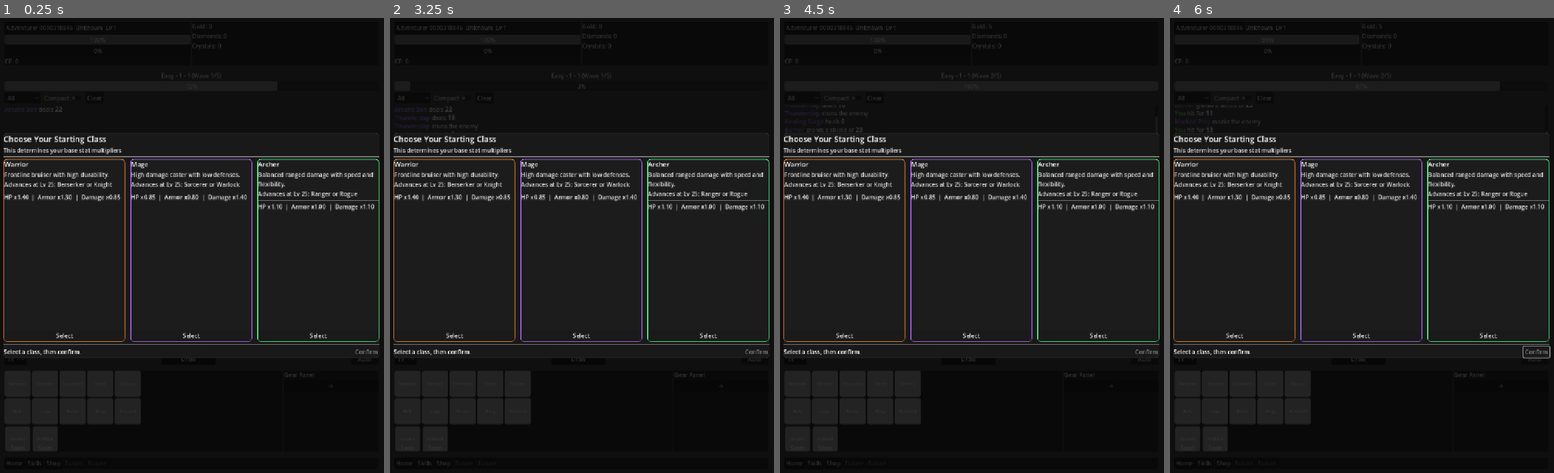
Above: before the commit, frames 1-4 (left to right).
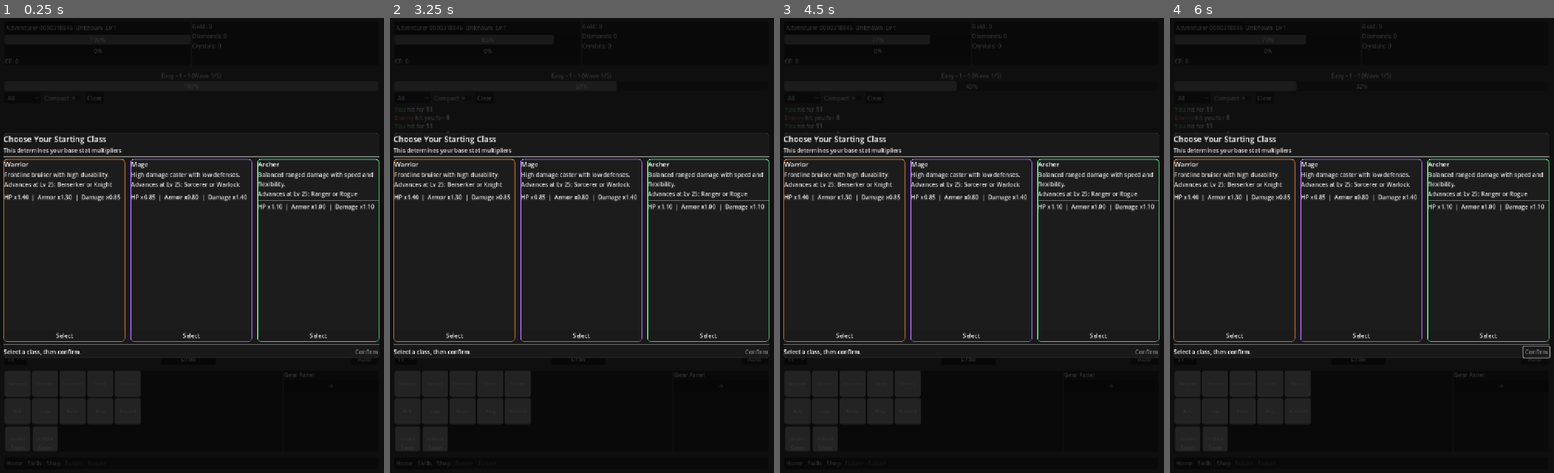
Above: after the commit, the same moments.

Repository: Mr-Cee/TheCrucibleGame
Game: Godot game, scene res://scenes/ui/Home.tscn
Two runs of this game, one before a commit and one after it. Both use one fixed random seed, a clock stepped at 60 frames per second and the inputs below.
Inputs:
- Up to frame 1 (0.25 s): no input
- Up to frame 2 (3.25 s): click "Adventurer 0000318846" at 0.5 s; click "All" at 1.25 s; click "Compact" at 2 s; click "Clear" at 2.75 s
- Up to frame 3 (4.5 s): click "Auto" at 3.5 s; click "1x" at 4.25 s
- Up to frame 4 (6 s): click "Draw" at 5 s; click "Upgrade" at 5.75 s

The runs differ from the first frame. In frame 1, less than 0.1% of the frame differs, in the area x 1-17%, y 19-21%; in frame 2, 0.1%; in frame 3, 0.1%, in the area x 1-56%, y 1-26%; in frame 4, 0.1%.

Commit message:
Set starting skill loadout to empty's, and implemented a level requirement of at least 1 to equip skills

Diff:
--- a/scenes/ui/SkillsPanel.gd
+++ b/scenes/ui/SkillsPanel.gd
@@ -25,15 +25,6 @@
 	call_deferred("_center_panel")
 
 # ---------------- Tooltip helpers ----------------
-
-func _player_skill_level(skill_id: String) -> int:
-	if Game.player == null:
-		return 1
-	var lv: int = 1
-	if "skill_levels" in Game.player:
-		var d: Dictionary = Game.player.get("skill_levels")
-		lv = int(d.get(skill_id, 1))
-	return lv
 
 func _rarity_name_for_def(def: SkillDef) -> String:
 	if def == null:
@@ -60,12 +51,43 @@
 		return skill_id
 
 	var lv: int = _player_skill_level(skill_id)
-	var rar: String = _rarity_name_for_def(def)
-	var cd: String = "%.1fs" % float(def.cooldown)
-
-	return "%s\nRarity: %s\nLevel: %d\nCooldown: %s\n\n%s" % [
-		def.display_name, rar, lv, cd, def.description
+	var prog: int = _player_skill_progress(skill_id)
+	var req: int = _copies_required_for_next_level(lv)
+
+	# Example: Level 1 (0/2) after upgrading from 0->1
+	# For Level 0 it will show Level 0 (0/1) and indicate locked.
+	var lock_txt := "LOCKED\n" if lv <= 0 else ""
+	return "%s%s\nRarity: %s\nLevel: %d (%d/%d)\nCooldown: %.1fs\n\n%s" % [
+		lock_txt,
+		def.display_name,
+		_rarity_name_for_def(def),
+		lv, prog, req,
+		float(def.cooldown),
+		def.description
 	]
+
+func _player_skill_level(skill_id: String) -> int:
+	if Game.player == null:
+		return 0
+	if Game.player.has_method("ensure_active_skills_initialized"):
+		Game.player.call("ensure_active_skills_initialized")
+	var d: Variant = Game.player.get("skill_levels")
+	if typeof(d) != TYPE_DICTIONARY:
+		return 0
+	return int((d as Dictionary).get(skill_id, 0))
+
+func _player_skill_progress(skill_id: String) -> int:
+	if Game.player == null:
+		return 0
+	if Game.player.has_method("ensure_active_skills_initialized"):
+		Game.player.call("ensure_active_skills_initialized")
+	var d: Variant = Game.player.get("skill_progress")
+	if typeof(d) != TYPE_DICTIONARY:
+		return 0
+	return int((d as Dictionary).get(skill_id, 0))
+
+func _copies_required_for_next_level(level: int) -> int:
+	return maxi(1, level + 1)
 
 # ---------------- Icon helpers ----------------
 
@@ -157,7 +179,10 @@
 	grid.size_flags_horizontal = Control.SIZE_EXPAND_FILL
 	scroll.add_child(grid)
 
-	# Build options list once
+	# Build options list once (IMPORTANT: index 0 must be "")
+	_skill_ids = [""]
+	_icon_cache.clear()
+
 	var all: Array[String] = SkillCatalog.all_active_ids()
 	all.sort_custom(Callable(self, "_skill_less"))
 	for id in all:
@@ -219,6 +244,11 @@
 				opt.set_item_icon(opt.item_count - 1, icon)
 
 			popup.set_item_tooltip(opt.item_count - 1, _tooltip_for_skill(sid))
+
+			var item_i := opt.item_count - 1
+			var lv: int = _player_skill_level(sid)
+			if lv <= 0:
+				opt.set_item_disabled(item_i, true)
 
 
 		# Signal is item_selected(index:int)
@@ -283,7 +313,19 @@
 	if index < 0 or index >= _skill_ids.size():
 		return
 
-
+	if sid != "":
+		var lv: int = _player_skill_level(sid)
+		if lv <= 0:
+			# Revert selection to previous valid choice (whatever your panel uses)
+			# If you're tracking last selection: revert using set_block_signals(true/false)
+			# Otherwise simplest: force it empty.
+			var opt := _slot_opts[slot_idx]
+			opt.set_block_signals(true)
+			opt.select(0) # empty
+			opt.set_block_signals(false)
+			if _status_label != null:
+				_status_label.text = "That skill is locked (Level 0). Draw it to unlock."
+			return
 
 	# Read current equipped array
 	var eq: Array = []
--- a/scripts/core/SkillCatalog.gd
+++ b/scripts/core/SkillCatalog.gd
@@ -233,11 +233,11 @@
 static func starter_loadout() -> Array[String]:
 	# Pick 5 universal skills that cover damage/CC/heal/shield/utility.
 	return [
-		"arcane_bolt",
-		"thunderclap",
-		"healing_surge",
-		"barrier",
-		"marked_prey"
+		"",
+		"",
+		"",
+		"",
+		""
 	]
 
 ######========= BACKWARDS COMPATIBILITY CODE++++++++++###############
--- a/scripts/models/PlayerModel.gd
+++ b/scripts/models/PlayerModel.gd
@@ -51,6 +51,7 @@
 @export var equipped_active_skills: Array[String] = []  # length 5
 @export var equipped_passive_skills: Array[String] = []     #list of skill_ids(passive)
 @export var skill_levels: Dictionary = {}               # skill_id -> level (int)
+@export var skill_progress: Dictionary = {}              # skill_id -> int copies toward next level
 
 # Crucible upgrade persistence
 var crucible_upgrade_paid_stages: int = 0
@@ -140,6 +141,7 @@
 		"class_id": class_id,
 		"class_def_id": class_def_id,
 		"skill_levels": skill_levels,
+		"skill_progress": skill_progress,
 		"equipped_active_skills": equipped_active_skills,
 		"equipped_passive_skills": equipped_passive_skills,
 		"skill_auto": skill_auto,
@@ -174,19 +176,25 @@
 	p.class_def_id = String(d.get("class_def_id", ""))
 
 	p.skill_auto = bool(d.get("skill_auto", true))
+
+	var eav: Variant = d.get("equipped_active_skills", [])
 	p.equipped_active_skills = []
-	var eas_v: Variant = d.get("equipped_active_skills", [])
-	if typeof(eas_v) == TYPE_ARRAY:
-		for v in (eas_v as Array):
+	if typeof(eav) == TYPE_ARRAY:
+		for v in (eav as Array):
 			p.equipped_active_skills.append(String(v))
-	p.equipped_passive_skills = []
-	var eps_v: Variant = d.get("equipped_passive_skills", [])
-	if typeof(eps_v) == TYPE_ARRAY:
-		for v in (eps_v as Array):
-			p.equipped_passive_skills.append(String(v))
-
-	p.skill_levels = d.get("skill_levels", {})
+
+	# support legacy misspelling if it exists
+	var slv: Variant = d.get("skill_levels", null)
+	if slv == null:
+		slv = d.get("skill_levls", {})
+	p.skill_levels = slv as Dictionary if typeof(slv) == TYPE_DICTIONARY else {}
+
+	var spv: Variant = d.get("skill_progress", {})
+	p.skill_progress = spv as Dictionary if typeof(spv) == TYPE_DICTIONARY else {}
+
 	p.ensure_active_skills_initialized()
+
+
 
 	p.crucible_keys = int(d.get("crucible_keys", 0))
 	p.crucible_level = int(d.get("crucible_level", 1))
@@ -256,26 +264,27 @@
 func battlepass_active(now_unix: int) -> bool:
 	return battlepass_expires_unix > now_unix
 
-func ensure_class_and_skills_initialized() -> void:
-	if int(class_id) < 0:
-		return
-	#call this after loading or creating a new player
-	if class_def_id == "":
-		var base_def: ClassDef = ClassCatalog.base_def_for_class_id(class_id)
-		if base_def != null:
-			class_def_id = base_def.id
-
-	#seed starter skills if missing (new save or older save)
-	if skill_levels.is_empty():
-		skill_levels = SkillCatalog.starting_skill_levels_for_class(class_id)
-
-	if equipped_active_skills.is_empty():
-		equipped_active_skills = SkillCatalog.starting_active_loadout_for_class(class_id)
-
-	if equipped_passive_skills.is_empty():
-		equipped_passive_skills = SkillCatalog.starting_passives_for_class(class_id)
+#func ensure_class_and_skills_initialized() -> void:
+	#if int(class_id) < 0:
+		#return
+	##call this after loading or creating a new player
+	#if class_def_id == "":
+		#var base_def: ClassDef = ClassCatalog.base_def_for_class_id(class_id)
+		#if base_def != null:
+			#class_def_id = base_def.id
+			#
+	##seed starter skills if missing (new save or older save)
+	#if skill_levels.is_empty():
+		#skill_levels = SkillCatalog.starting_skill_levels_for_class(class_id)
+		#
+	#if equipped_active_skills.is_empty():
+		#equipped_active_skills = SkillCatalog.starting_active_loadout_for_class(class_id)
+		#
+	#if equipped_passive_skills.is_empty():
+		#equipped_passive_skills = SkillCatalog.starting_passives_for_class(class_id)
 
 func ensure_active_skills_initialized() -> void:
+	# Equipped slots: always 5, empty by default
 	if equipped_active_skills == null:
 		equipped_active_skills = []
 	while equipped_active_skills.size() < ACTIVE_SKILL_SLOTS:
@@ -283,22 +292,41 @@
 	if equipped_active_skills.size() > ACTIVE_SKILL_SLOTS:
 		equipped_active_skills = equipped_active_skills.slice(0, ACTIVE_SKILL_SLOTS)
 
+	# Dicts
 	if skill_levels == null:
 		skill_levels = {}
-
-	# TEMP: grant all active skills at level 1 so you can test immediately.
-	# Replace later with your unlock/loot logic.
-	if skill_levels.size() == 0:
-		for id in SkillCatalog.all_active_ids():
-			skill_levels[id] = 1
-		var starter := SkillCatalog.starter_loadout()
-		for i in range(ACTIVE_SKILL_SLOTS):
-			equipped_active_skills[i] = starter[i] if i < starter.size() else ""
-
-func get_skill_level(skill_id: String) -> int:
-	if skill_id == "":
-		return 0
-	return int(skill_levels.get(skill_id, 0))
+	if skill_progress == null:
+		skill_progress = {}
+
+	# All skills default to level 0 (locked) and 0 progress
+	var all_ids: Array[String] = SkillCatalog.all_active_ids()
+	for sid in all_ids:
+		if not skill_levels.has(sid):
+			skill_levels[sid] = 0
+		if not skill_progress.has(sid):
+			skill_progress[sid] = 0
+
+	# Sanitize equipped: must be unlocked + no duplicates
+	var seen: Dictionary = {}
+	for i in range(ACTIVE_SKILL_SLOTS):
+		var sid: String = String(equipped_active_skills[i])
+		if sid == "":
+			continue
+		if SkillCatalog.get_def(sid) == null:
+			equipped_active_skills[i] = ""
+			continue
+		var lvl: int = int(skill_levels.get(sid, 0))
+		if lvl <= 0:
+			equipped_active_skills[i] = ""
+			continue
+		if seen.has(sid):
+			equipped_active_skills[i] = ""
+			continue
+		seen[sid] = true
+
+# For compatibility with Home.gd's existing call
+func ensure_class_and_skills_initialized() -> void:
+	ensure_active_skills_initialized()
 
 func set_skill_level(skill_id: String, lvl: int) -> void:
 	if skill_id == "":
@@ -384,3 +412,53 @@
 			if cd != null:
 				return cd.display_name
 	return base_class_display_name()
+
+func get_skill_level(skill_id: String) -> int:
+	ensure_active_skills_initialized()
+	return int(skill_levels.get(skill_id, 0))
+
+func get_skill_progress(skill_id: String) -> int:
+	ensure_active_skills_initialized()
+	return int(skill_progress.get(skill_id, 0))
+
+func copies_required_for_next_level(skill_id: String) -> int:
+	# Level 0 -> 1 requires 1 copy
+	# Level 1 -> 2 requires 2 copies
+	# Level 2 -> 3 requires 4 copies
+	var lvl: int = get_skill_level(skill_id)
+	return maxi(1, lvl * 2)
+
+func add_skill_copies(skill_id: String, amount: int = 1) -> void:
+	if amount <= 0:
+		return
+	ensure_active_skills_initialized()
+	if SkillCatalog.get_def(skill_id) == null:
+		return
+	var cur: int = int(skill_progress.get(skill_id, 0))
+	skill_progress[skill_id] = cur + amount
+
+func can_upgrade_skill(skill_id: String) -> bool:
+	ensure_active_skills_initialized()
+	if SkillCatalog.get_def(skill_id) == null:
+		return false
+	var req: int = copies_required_for_next_level(skill_id)
+	return int(skill_progress.get(skill_id, 0)) >= req
+
+func upgrade_skill_once(skill_id: String) -> bool:
+	ensure_active_skills_initialized()
+	if not can_upgrade_skill(skill_id):
+		return false
+	var req: int = copies_required_for_next_level(skill_id)
+	var prog: int = int(skill_progress.get(skill_id, 0))
+	var lvl: int = int(skill_levels.get(skill_id, 0))
+
+	skill_progress[skill_id] = prog - req
+	skill_levels[skill_id] = lvl + 1
+	return true
+
+func upgrade_skill_max(skill_id: String) -> int:
+	# Useful later when a big gacha pull gives multiple copies.
+	var upgraded: int = 0
+	while upgrade_skill_once(skill_id):
+		upgraded += 1
+	return upgraded
